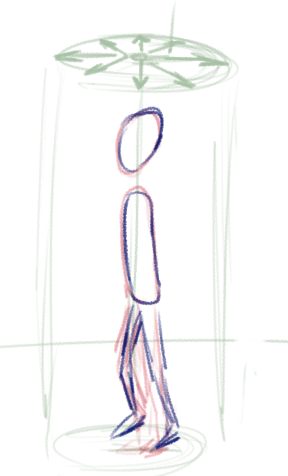
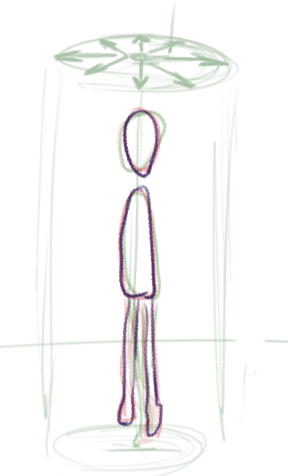
Layer changes from the first w=288, h=476 image to the second:
added layer "halbhinten_anim" (41%) above "seite_anim" over [109, 106, 181, 448]
hid "seite_anim", opacity 100% → 42% over [109, 106, 181, 448]
